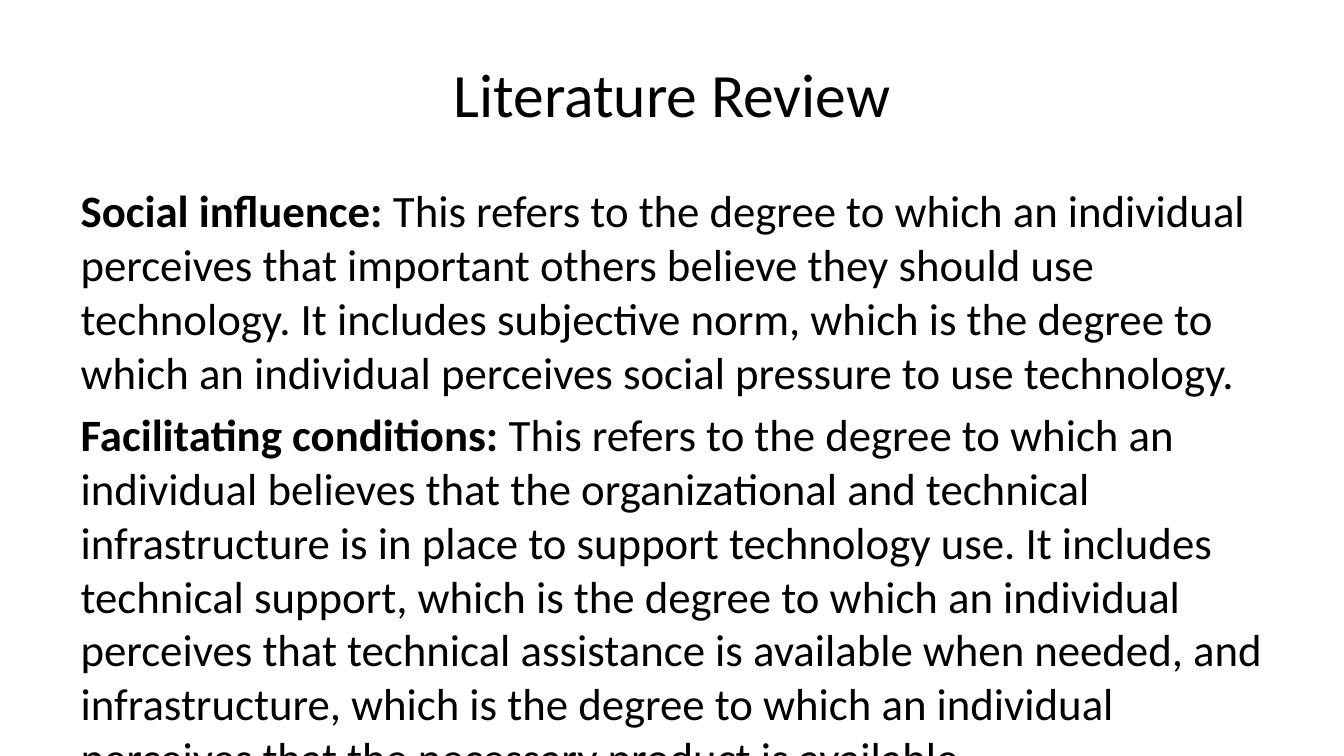
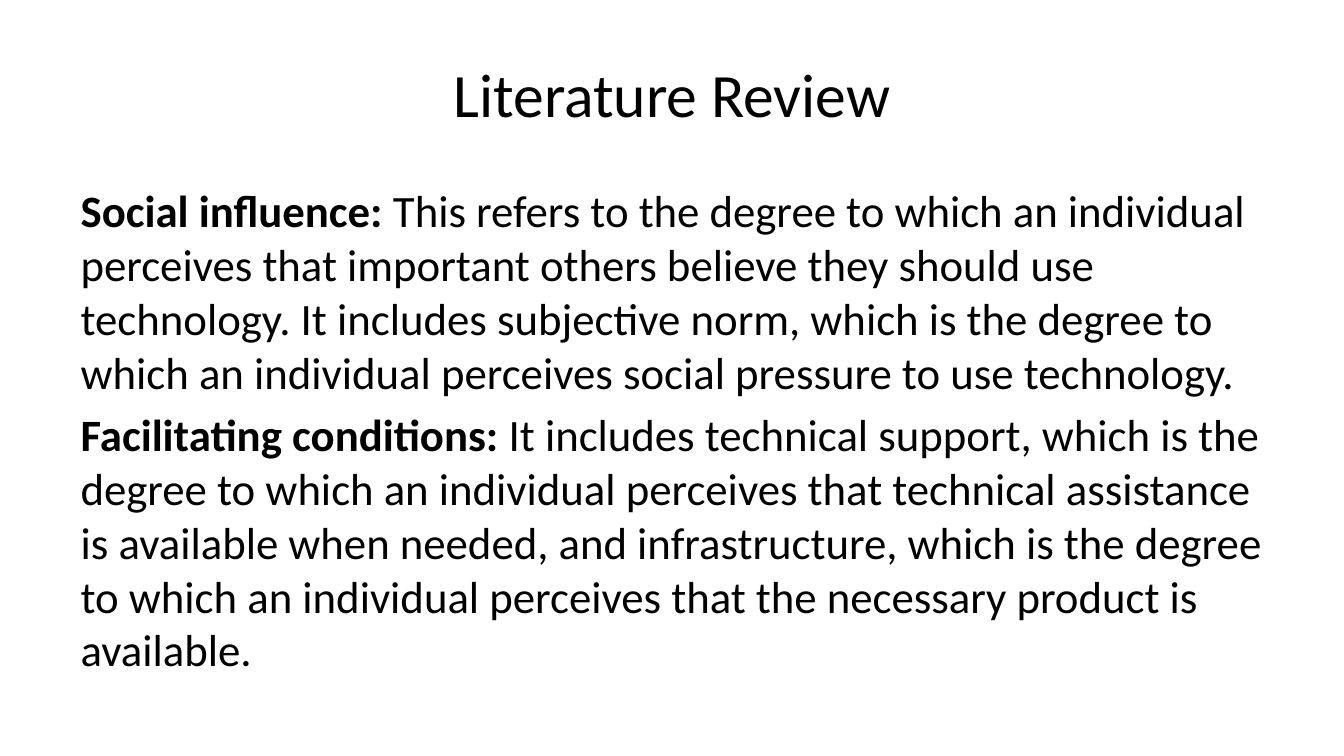
Before and after one commit to hukkum/semproject, a slide deck: slide 5 of powerpoint.pptx. Drawn at 1344x756 pixels with LibreOffice and Linux fonts; fonts in the diff are those of the drawing. Boxes give left, top, right and bottom in pixels: in the first picture for what was removed or moved away, otherwise in the second. Text is boxed around its words. In the diff, an @@ line names an element or a change of style, - is before the commit and + after.

```diff
--- a/powerpoint.pptx
+++ b/powerpoint.pptx
@@ text at bbox=[81, 419, 1261, 667]: text changed @@
-Facilitating conditions: This refers to the degree to which an individual believes that the organizational and technical infrastructure is in place to support technology use. It includes technical support, which is the degree to which an individual perceives that technical assistance is available when needed, and infrastructure, which is the degree to which an individual perceives that the necessary product is available.
+Facilitating conditions: It includes technical support, which is the degree to which an individual perceives that technical assistance is available when needed, and infrastructure, which is the degree to which an individual perceives that the necessary product is available.
```
Also in this commit, not shown: 5 other slides changed, 16 slides added, 9 slides removed, 19 other files.
